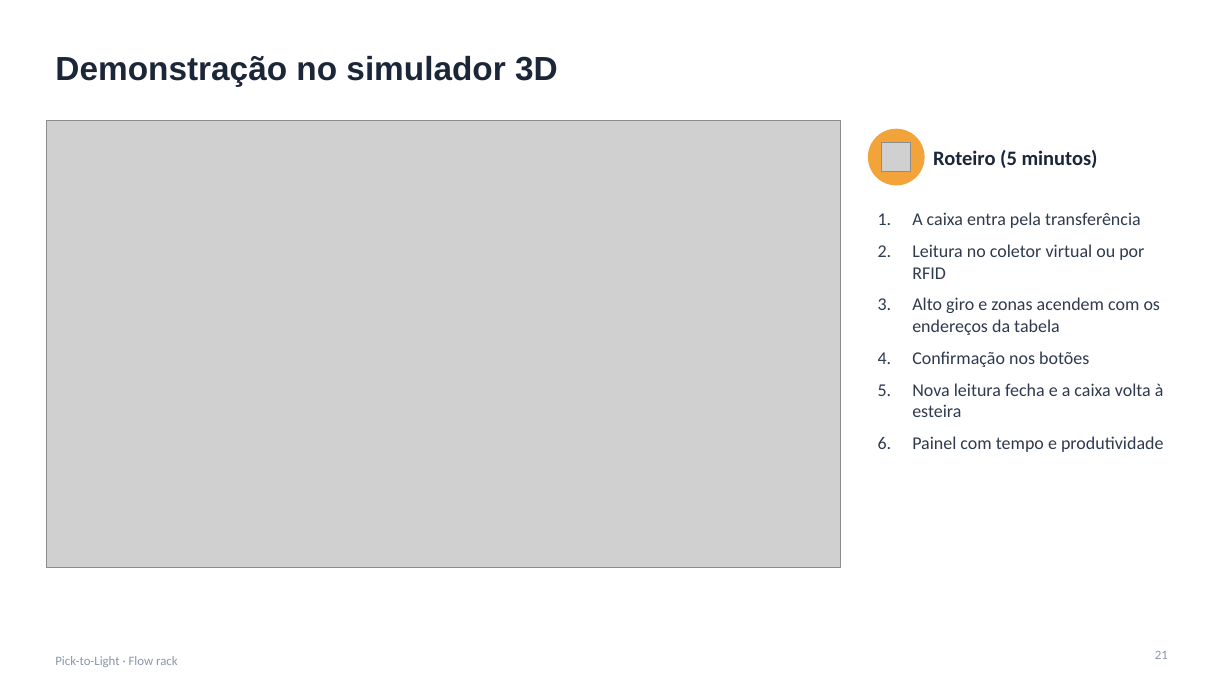
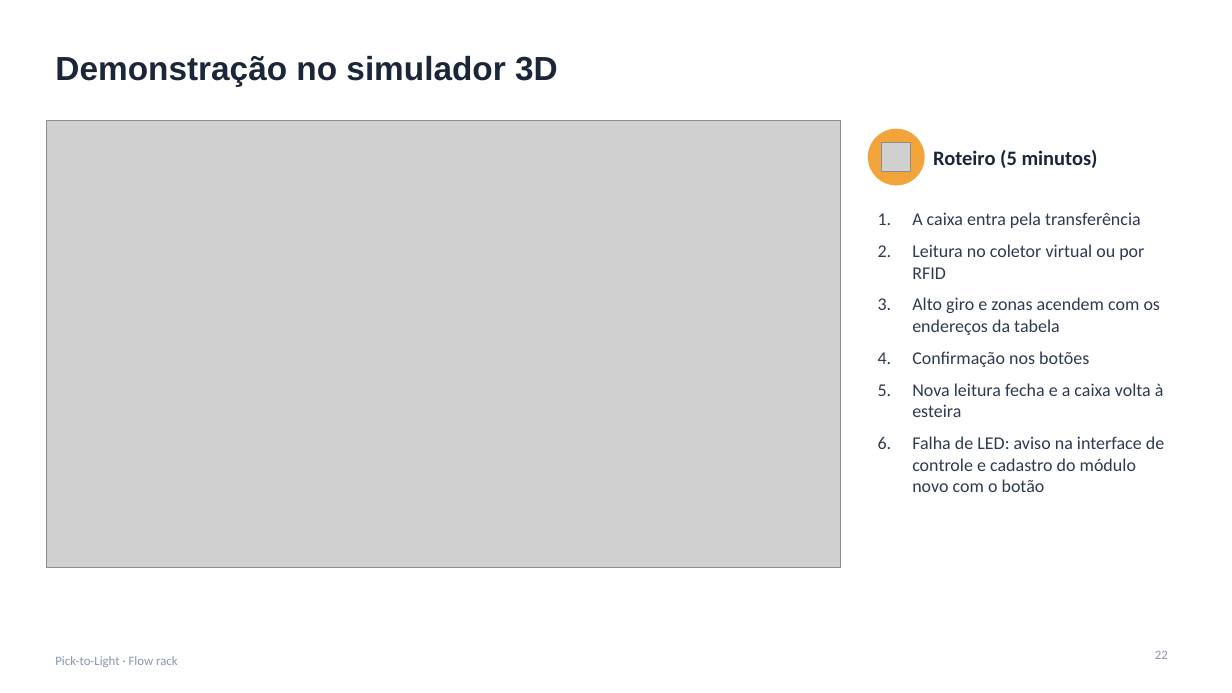
Before and after one commit to jivo88/picking_to_light, a slide deck: slide 22 of projeto/entregaveis/Apresentacao_PTL.pptx (slide 21 before the commit). Drawn at 1232x693 pixels with LibreOffice and Linux fonts; fonts in the diff are those of the drawing; grey boxes stand for pictures. Boxes give left, top, right and bottom in pixels: in the first picture for what was removed or moved away, otherwise in the second. Text is boxed around its words. In the diff, an @@ line names an element or a change of style, - is before the commit and + after.

```diff
--- a/projeto/entregaveis/Apresentacao_PTL.pptx
+++ b/projeto/entregaveis/Apresentacao_PTL.pptx
@@ text at bbox=[912, 436, 1164, 492]: text changed @@
-6. Painel com tempo e produtividade
+6. Falha de LED: aviso na interface de controle e cadastro do módulo novo com o botão
@@ page number at bbox=[1155, 651, 1168, 659]: text changed @@
-21
+22
```
Also in this commit, not shown: 6 other slides changed, 1 slide added, 25 other files.
